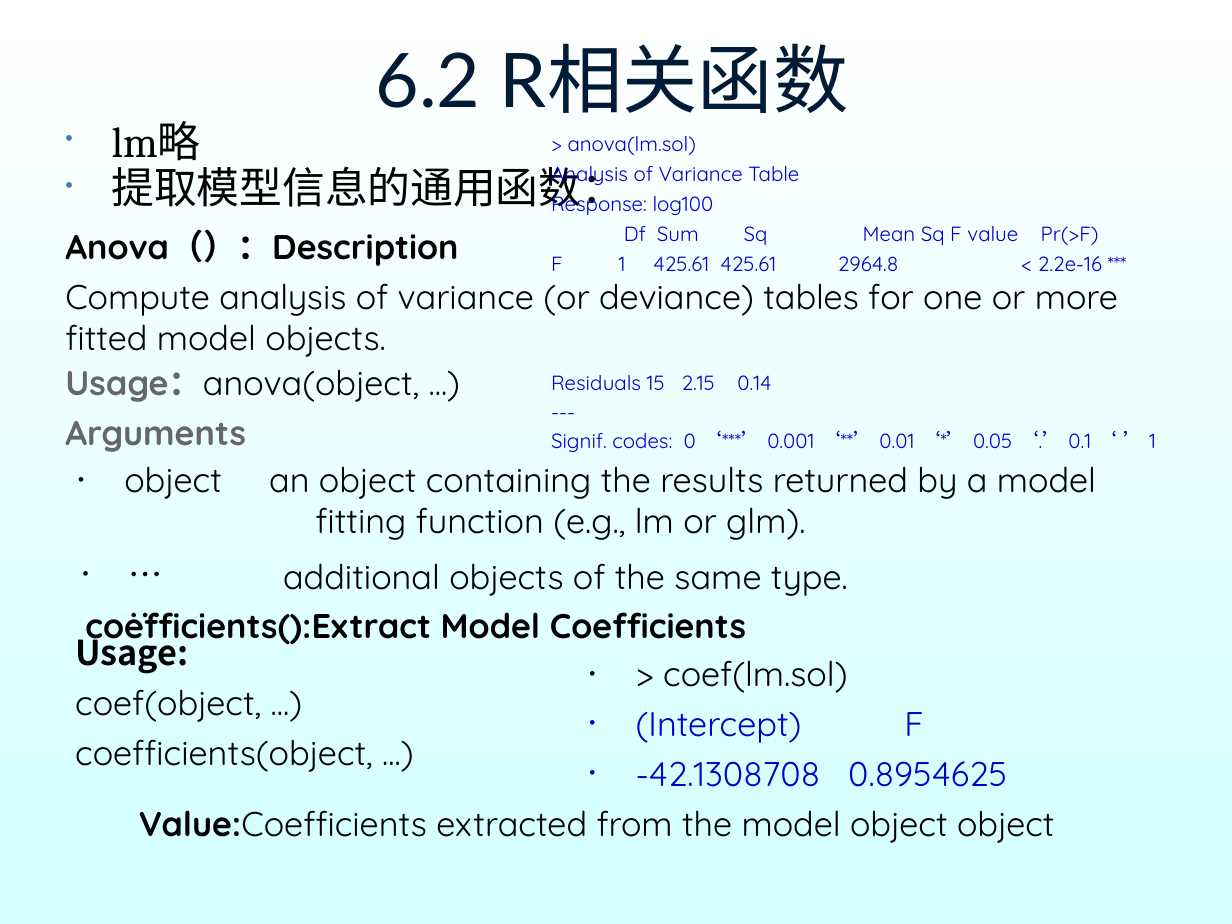
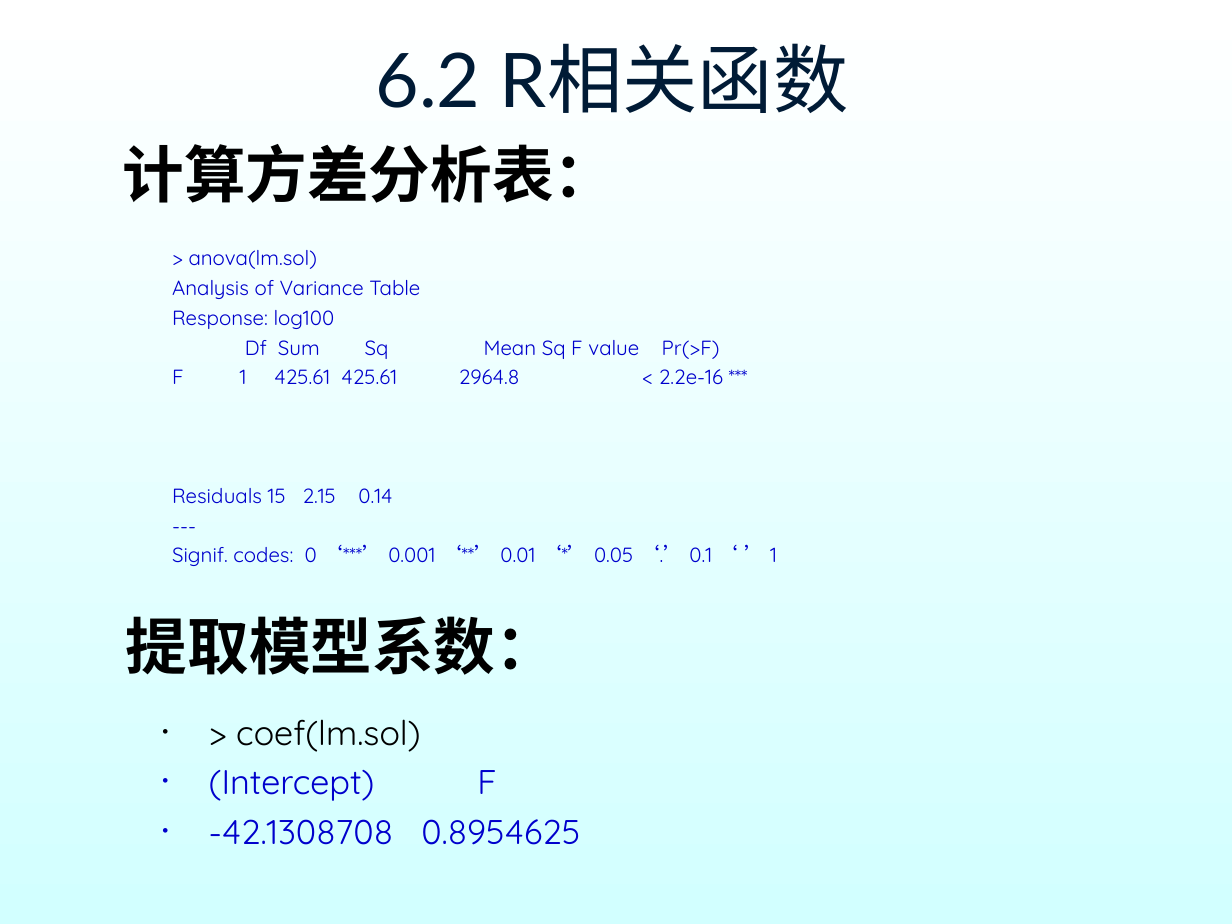
Before and after one commit to shfkuang/shfkuang.github.io, a slide deck: slide 8 of sc2019/scch62.ppt (slide 29 before the commit). Drawn at 1232x924 pixels with LibreOffice and Linux fonts; fonts in the diff are those of the drawing; background and template pictures are left out. Boxes give left, top, right and bottom in pixels: in the first picture for what was removed or moved away, otherwise in the second. Text is boxed around its words. In the diff, an @@ line names an element or a change of style, - is before the commit and + after.

```diff
--- a/sc2019/scch62.ppt
+++ b/sc2019/scch62.ppt
@@ text removed at box(112, 121, 625, 214) @@
-• lm略
-• 提取模型信息的通用函数：
@@ text added at box(123, 144, 616, 203), 36 pt, text #000000, bold @@
+计算方差分析表：
@@ text removed at box(65, 229, 1118, 357) @@
-Anova（）：Description
-Compute analysis of variance (or deviance) tables for one or more fitted model objects.
@@ text "> anova(lm.sol)": place and size @@
-text "> anova(lm.sol)" at box(551, 136, 1156, 452)
+text "> anova(lm.sol)" at box(172, 250, 777, 566)
@@ text removed at box(65, 370, 419, 452) @@
-Usage：anova(object, ...)
-Arguments
@@ text removed at box(124, 466, 222, 499) @@
-• object
@@ text removed at box(269, 466, 1096, 540) @@
-an object containing the results returned by a model fitting function (e.g., lm or glm).
@@ text removed at box(70, 547, 195, 601) @@
-• ……
@@ text removed at box(283, 563, 848, 596) @@
-additional objects of the same type.
@@ text removed at box(85, 612, 746, 648) @@
-coefficients():Extract Model Coefficients
@@ text added at box(126, 616, 557, 675), 36 pt, text #000000, bold @@
+提取模型系数：
@@ text removed at box(75, 631, 373, 772) @@
-Usage:
-coef(object, ...)
-coefficients(object, ...)
@@ text "> coef(lm.sol)": place and size @@
-text "> coef(lm.sol)" at box(636, 660, 1007, 787)
+text "> coef(lm.sol)" at box(209, 719, 580, 845)
@@ text removed at box(139, 810, 1055, 843) @@
-Value:Coefficients extracted from the model object object
```
Also in this commit, not shown: 1 other slide changed, 1 slide added, 3 slides removed, 2 other files.
